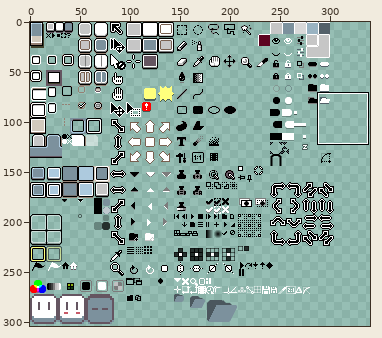
File history of a sprite sheet, data/extensions/aseprite-theme/sheet.png. The first picture is a wide view before the edit; the outline marks the close-up.
Close-up. Before the commit:
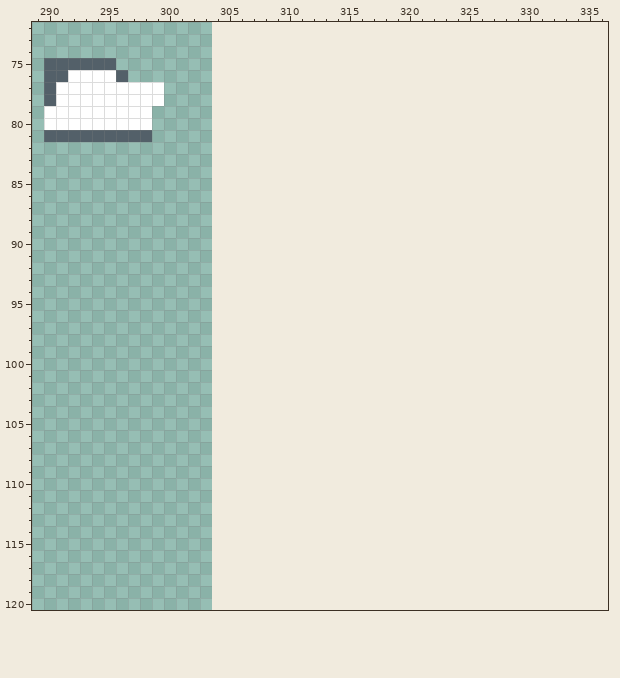
The file is 304x304 pixels. Pixels under 10% opacity are left out. Colours within 5 levels of each other are drawn and written as one. Shown: x 289..336, y 72..120. The old version is drawn lined up with the new one, on the new canvas.
After the commit:
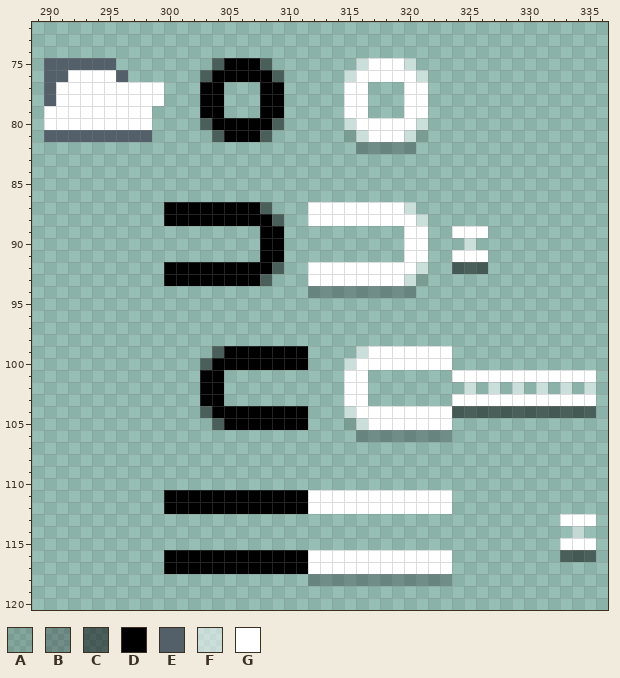
Palette (. is transparent): A #00000020  B #00000040  C #00000080  D #000000  E #536069  F #ffffff80  G #ffffff
Changes in this commit:
canvas 304x304 -> 340x304
Changed rows in their new state; - is an unchanged pixel.
first column x 303:
 75 -CDDDC-------FGGGF-
 76 CDDDDDC-----FGGGGGF
 77 DD---DD-----GG---GG
 78 DD---DD-----GG---GG
 79 DD---DD-----GG---GG
 80 CDDDDDC-----FGGGGGF
 81 -CDDDC------AFGGGFA
 82 -------------BBBBB-
first column x 300:
 87 DDDDDDDDC---GGGGGGGGF------
 88 DDDDDDDDDC--GGGGGGGGGF-----
 89 --------DD----------GG--GGG
 90 --------DD----------GG---F-
 91 --------DD----------GG--GGG
 92 DDDDDDDDDC--GGGGGGGGGF--CCC
 93 DDDDDDDDC---GGGGGGGGFA-----
 94 ------------BBBBBBBBB------
first column x 303:
 99 -CDDDDDDD----FGGGGGGG------------
100 CDDDDDDDD---FGGGGGGGG------------
101 DD----------GG-------GGGGGGGGGGGG
102 DD----------GG--------F-F-F-F-F-F
103 DD----------GG-------GGGGGGGGGGGG
104 CDDDDDDDD---FGGGGGGGGCCCCCCCCCCCC
105 -CDDDDDDD---AFGGGGGGG------------
106 -------------BBBBBBBB------------
first column x 300:
111 DDDDDDDDDDDDGGGGGGGGGGGG------------
112 DDDDDDDDDDDDGGGGGGGGGGGG------------
113 ---------------------------------GGG
114 ----------------------------------F-
115 ---------------------------------GGG
116 DDDDDDDDDDDDGGGGGGGGGGGG---------CCC
117 DDDDDDDDDDDDGGGGGGGGGGGG------------
118 ------------BBBBBBBBBBBB------------
Changed places in both close-ups, as pixel boxes (x1, y1, x2, y2):
added: (200, 58, 284, 142)
added: (344, 58, 428, 154)
added: (164, 202, 488, 298)
added: (200, 346, 596, 442)
added: (164, 490, 452, 586)
added: (560, 514, 596, 562)
